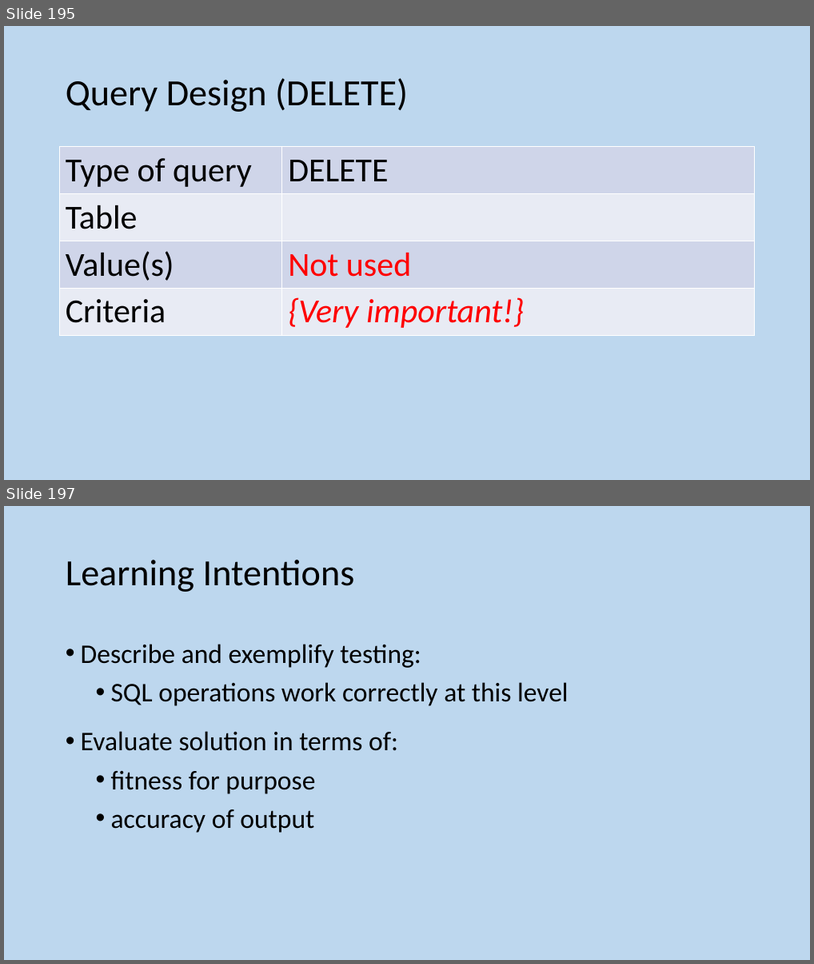
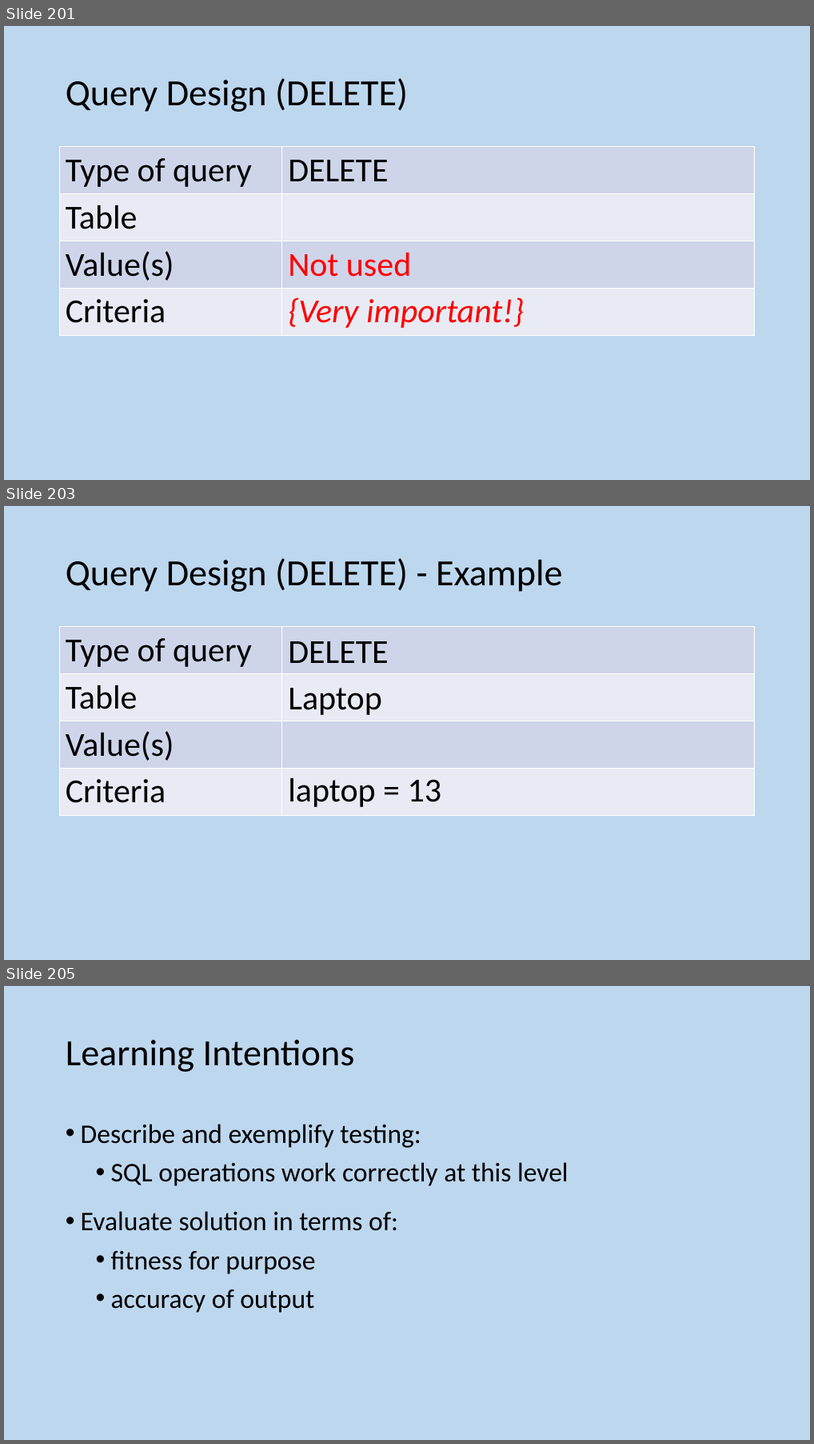
Before and after one commit to MrFriendCS/MrFriendCS.github.io, a slide deck: n5-cs/ddd/N5 CS DDD Slides.pptx. Shown one above the other, each under a label of ours: slides 195 and 197 before the commit, slides 201, 203 and 205 after it; the slides between them are not shown. The pictures are 814x964 and 814x1444 pixels, drawn with LibreOffice and Linux fonts; fonts in the diff are those of the drawing. Boxes give left, top, right and bottom in pixels: in the first picture for what was removed or moved away, otherwise in the second. Text is boxed around its words. In the diff, an @@ line names an element or a change of style, - is before the commit and + after.

```diff
--- a/n5-cs/ddd/N5 CS DDD Slides.pptx
+++ b/n5-cs/ddd/N5 CS DDD Slides.pptx
@@ slide 203 added at (4, 506, 810, 960), background #BDD7EE @@
@@ title added at (66, 558, 562, 592), 44 pt, text #000000 @@
+Query Design (DELETE) - Example
@@ table added at (60, 627, 755, 812), 4 rows, 2 columns @@
+Type of query | 
+Table | 
+Value(s) | 
+Criteria | 
@@ text added at (288, 641, 388, 663), 40 pt, text #000000 @@
+DELETE
@@ text added at (288, 688, 382, 715), 40 pt, text #000000 @@
+Laptop
@@ text added at (288, 778, 442, 807), 40 pt, text #000000 @@
+laptop = 13
@@ what was slide 195 is now slide 201 @@
@@ what was slide 197 is now slide 205 @@
```
Also in this commit, not shown: 7 other slides added, 2 other files.
